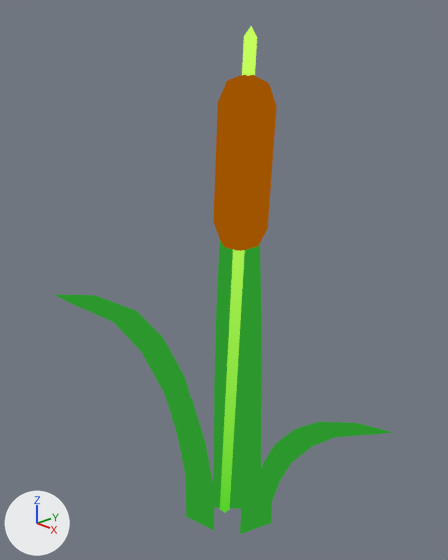
Two versions of the Blender file Models/Blender_Files/Kattails.blend, one commit apart.
Rendered twice from a 50 mm lens placed at (2.62, -2.62, 2.84), pointed at (0.05, -0.23, 1.56). Lighting does not change. The marker at lower left points along +X, +Y and +Z.

Before the edit, the objects in view are built like this:
```python
me_cube = bpy.data.meshes.new('Cube')
me_cube.from_pydata(...)  # 29 vertices, 29 faces; spans x -0.71..0.06, y -0.06..0.71, z -0.26..2.3
me_cube.polygons.foreach_set('use_smooth', [True] * 29)
me_cube.materials.append(mat_material)
me_cube_001 = bpy.data.meshes.new('Cube.001')
me_cube_001.from_pydata(...)  # 35 vertices, 39 faces; spans x -0.12..0.12, y -0.13..0.13, z -0.03..2.56
me_cube_001.polygons.foreach_set('use_smooth', [True] * 39)
# faces by material slot: [9, 30]
me_cube_001.materials.append(mat_material_001)
me_cube_001.materials.append(mat_material_002)
ob_cube = bpy.data.objects.new('Cube', me_cube)
ob_cube.location = (0.051, -0.116, -0.025)
ob_cube_002 = bpy.data.objects.new('Cube.002', me_cube)
ob_cube_002.location = (0.069, -0.14, -0.12)
ob_cube_002.rotation_euler = (0.0, 0.0, 4.371)  # degrees (0, 0, 250)
ob_cube_002.scale = (1.0, 1.0, 0.359)
ob_cube_003 = bpy.data.objects.new('Cube.003', me_cube_001)
ob_cube_003.location = (-0.005, -0.176, -0.168)
ob_cube_003.rotation_euler = (-0.00255, 0.0584, 0.0177)  # degrees (-0.1, 3.3, 1)
ob_cube_003.scale = (1.23, 1.23, 1.23)
# also in view: 'Cube.001' at (-0.22, -0.61, 0.65)
```
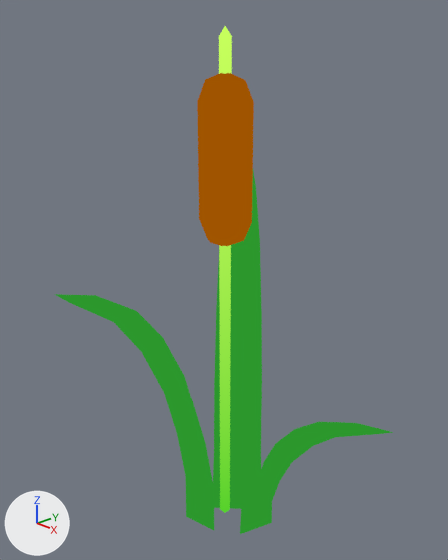
Boxes (x1, y1, x2, y2) around the edits, measured in the pictures (448 x 560 px):
```json
{"object": "Cube.003", "change": "turned", "before": [213, 26, 277, 513], "after": [197, 26, 254, 513]}
```

Edits to the scene script, one JSON object a line:
```json
{"op": "set", "path": "ob_cube_003.rotation_euler", "old": "(-0.00255, 0.0584, 0.0177)", "new": "(0.0, 0.0, 0.0)", "note": "degrees (-0.1, 3.3, 1) -> degrees (0, 0, 0)"}
```
